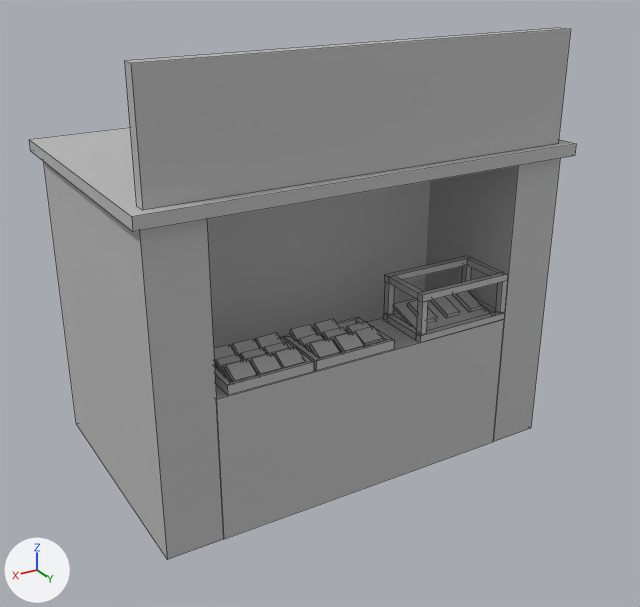
Before and after pictures for a commit that changed the FBX model Assets/Models/Map/Buildings/Bakery.fbx.
Before and after are seen from a camera (50 mm lens) standing at (5.01, 8.22, 5.98) and looking at (0.11, 0.05, 1.9). The lights are fixed; the arrows at lower left show +X, +Y and +Z. Mesh edges are drawn as thin lines. Where no turn or scale is listed for an object, it has been applied to the vertices. Vertices at the same position are counted once.

Script lines for the objects in view, before the commit:
```python
me_mesh = bpy.data.meshes.new('Mesh')
me_mesh.from_pydata(...)  # 384 vertices, 304 faces; spans x -2.59..2.59, y -1.68..1.68, z 0.0..4.94
me_mesh.materials.append(mat_lambert1)  # grey #bcbcbc
ob_polysurface965 = bpy.data.objects.new('polySurface965', me_mesh)
ob_polysurface965.location = (0.1, -0.41, 0.0)
```
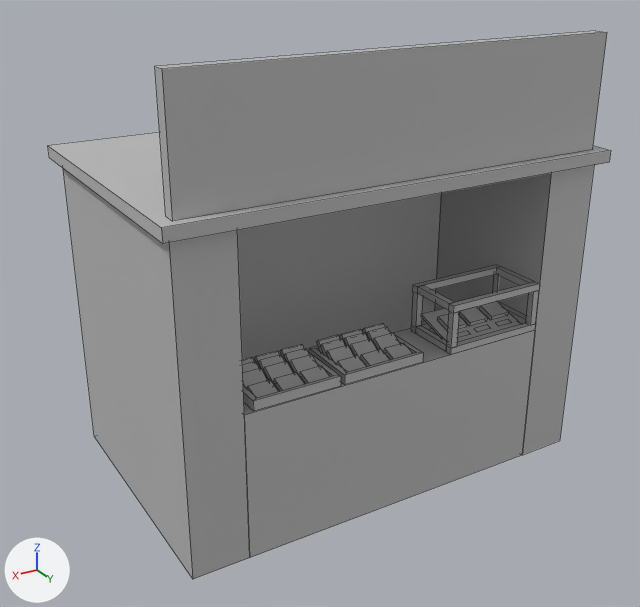
Edits to the bpy script that builds the scene:
```text
Change me_mesh:
    used by ob_polysurface965; location = (0.1, -0.41, 0.0)
    remove me_mesh.from_pydata(...)  # 384 vertices, 304 faces; spans x -2.59..2.59, y -1.68..1.68, z 0.0..4.94
    add me_mesh.from_pydata(...)  # 401 vertices, 280 faces; spans x -2.59..2.59, y -1.68..1.68, z 0.11..5.05
    me_mesh part 1: a new loose piece, a box spanning x -1.859..-1.78, y 1.469..1.548, z 1.867..2.28, in mat_lambert1 (grey #bcbcbc)
    me_mesh part 2: a new loose piece, a box spanning x -1.905..-1.826, y 0.831..0.91, z 1.867..2.28, in mat_lambert1 (grey #bcbcbc)
    me_mesh part 3: a new loose piece, a box spanning x -1.87..1.86, y -1.55..-0.29, z 0.11..3.69, in mat_lambert1 (grey #bcbcbc)
    me_mesh part 4: the loose piece of 22 vertices spanning x -2.5..2.49, y -1.55..1.55, z 0.0..3.58 is moved by (0.0, 0.0, 0.11)
    me_mesh part 5: the loose piece of 8 vertices spanning x -0.71..-0.64, y 0.91..1.47, z 1.68..1.76 is moved by (-1.15, 0.0, 0.15)
    me_mesh part 6: a new loose piece, a box spanning x -0.715..-0.636, y 0.831..0.91, z 1.867..2.28, in mat_lambert1 (grey #bcbcbc)
    me_mesh part 7: the loose piece of 16 vertices spanning x -0.29..0.7, y 0.82..1.53, z 1.68..1.79 is moved by (0.01, 0.0, 0.11)
    me_mesh part 8: the loose piece of 8 vertices spanning x -1.78..-0.73, y 0.88..1.45, z 1.68..1.89 is moved by (0.0, 0.0, 0.11)
    me_mesh part 9: a new loose piece, a box spanning x -1.865..-0.636, y 1.469..1.548, z 1.788..1.867, in mat_lambert1 (grey #bcbcbc)
    me_mesh part 10: a new loose piece, a box spanning x -1.865..-0.636, y 0.831..0.91, z 1.788..1.867, in mat_lambert1 (grey #bcbcbc)
    me_mesh part 11: the loose piece of 16 vertices spanning x 0.73..1.72, y 0.82..1.53, z 1.68..1.79 is moved by (0.03, 0.0, 0.11)
    me_mesh part 12: the loose piece of 8 vertices spanning x -2.45..2.44, y 1.4..1.55, z 3.7..4.94 is moved by (0.0, 0.0, 0.11)
    me_mesh part 13: the loose piece of 8 vertices spanning x -2.59..2.59, y -1.68..1.68, z 3.57..3.71 is moved by (0.0, 0.0, 0.11)
    me_mesh part 14: the loose piece of 14 vertices spanning x -0.71..-0.64, y 0.91..1.55, z 1.78..2.25 is rebuilt with 15 vertices and now spans x -0.71..-0.64, y 0.91..1.55, z 1.79..2.28
    me_mesh part 15: the loose piece of 8 vertices spanning x 0.07..0.32, y 1.27..1.49, z 1.74..1.88 is rebuilt with 8 vertices and now spans x 0.1..0.35, y 1.26..1.49, z 1.81..1.92
    me_mesh part 16: the loose piece of 8 vertices spanning x 0.38..0.63, y 1.27..1.49, z 1.74..1.88 is rebuilt with 8 vertices and now spans x 0.39..0.64, y 1.26..1.49, z 1.81..1.92
    me_mesh part 17: the loose piece of 8 vertices spanning x 0.8..1.05, y 1.27..1.49, z 1.74..1.88 is rebuilt with 8 vertices and now spans x 0.83..1.08, y 1.26..1.49, z 1.81..1.92
    me_mesh part 18: the loose piece of 8 vertices spanning x 1.08..1.33, y 1.27..1.49, z 1.74..1.88 is rebuilt with 8 vertices and now spans x 1.13..1.38, y 1.26..1.49, z 1.81..1.92
    me_mesh part 19: 16 loose pieces with 140 vertices, spanning x -2.41..2.2, y -1.55..1.55, z 0.0..3.64, are deleted
    me_mesh part 20: 112 vertices removed from x -1.87..1.62, y 0.83..1.55, z 1.72..2.25; 220 vertices added at x -1.87..1.68, y 0.83..1.55, z 1.81..2.36
Change ob_polysurface965:
    ob_polysurface965.location: (0.1, -0.41, 0.0) -> (0.0, 0.0, -0.11)
```

What differs and where, as boxes [x1, y1, x2, y2] in the pictures (640 x 607 px; the box of a moved part takes in the faces that stretch with it):
'polySurface965', reshaped, moved
    before: [29, 28, 576, 559]
    after: [48, 31, 611, 579]
part 1 of me_mesh, added
    after: [525, 291, 539, 325]
part 2 of me_mesh, added
    after: [492, 274, 500, 293]
part 3 of me_mesh, added
    after: [237, 193, 441, 362]
part 4 of me_mesh, moved or reshaped
    before: [44, 159, 560, 559]
    after: [63, 165, 594, 579]
part 5 of me_mesh, moved or reshaped
    before: [387, 315, 417, 340]
    after: [500, 303, 526, 324]
part 6 of me_mesh, added
    after: [411, 291, 423, 327]
part 7 of me_mesh, moved or reshaped
    before: [283, 317, 394, 371]
    after: [309, 332, 423, 385]
part 8 of me_mesh, moved or reshaped
    before: [393, 295, 490, 331]
    after: [422, 301, 520, 342]
part 9 of me_mesh, added
    after: [446, 323, 535, 355]
part 10 of me_mesh, added
    after: [411, 321, 432, 333]
part 11 of me_mesh, moved or reshaped
    before: [215, 337, 314, 395]
    after: [243, 352, 341, 411]
part 12 of me_mesh, moved or reshaped
    before: [125, 28, 570, 210]
    after: [155, 31, 607, 221]
part 13 of me_mesh, moved or reshaped
    before: [29, 128, 576, 232]
    after: [48, 132, 611, 244]
part 14 of me_mesh, rebuilt (12% wider, 30% shorter)
    before: [389, 276, 428, 335]
    after: [415, 311, 459, 352]
part 15 of me_mesh, rebuilt
    before: [334, 332, 364, 352]
    after: [360, 350, 390, 366]
part 16 of me_mesh, rebuilt
    before: [309, 338, 340, 358]
    after: [337, 356, 366, 372]
part 17 of me_mesh, rebuilt
    before: [274, 347, 305, 368]
    after: [299, 366, 330, 384]
part 18 of me_mesh, rebuilt
    before: [250, 353, 282, 375]
    after: [274, 373, 304, 391]
part 19 of me_mesh, deleted
    before: [207, 181, 504, 382]
part 20 of me_mesh, moved or reshaped
    before: [214, 256, 508, 382]
    after: [242, 265, 540, 397]
